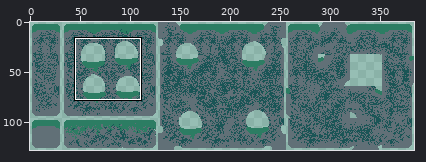
File history of a sprite sheet, Art/Images/tilemap_1.png. Above: a wide view before the commit, with the close-up outlined.
Close-up. First the earlier version:
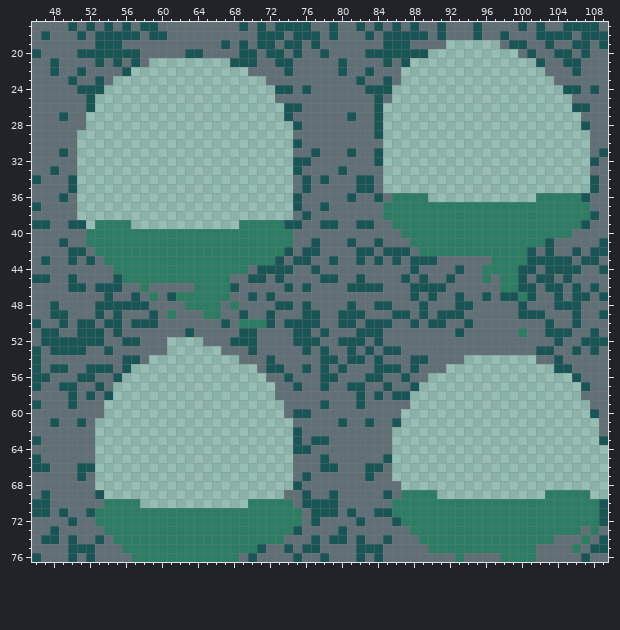
The file is 384x128 pixels. Shown: x 46..109, y 17..76. The commit also changed other parts of the picture, which this record leaves out.
Once edited:
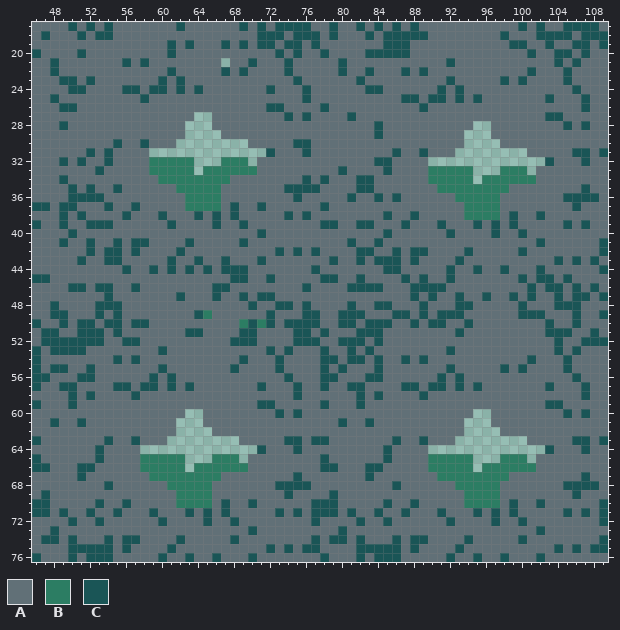
Palette (. is transparent): A #617077  B #2c7d63  C #1a5556
The exact change:
Changed rows in their new state; - is an unchanged pixel.
first column x 46:
17 ----------A-AA--C----------------------------A---A--------------
18 ---------AAA-AA------------------------------A---A--------------
19 -------AAA-----C-C----------------------------AAAAAA------------
20 ------AAAAAA---C-AA----AA-A---------------AAAAAAAAAAAA----------
21 -------A-ACACAAAAAAAA-AA---A-----------A-AAAAACAAAAAAAAAA-CA----
22 -----A----AAAAACAAAAACAC-----------------CACAAAAAAAAAAACA--CA---
23 ---C--CA-AAAAACACAAAAAAAAA---C---------A-AAAAACAAAAACACAAA-C----
24 ----C-AAAACCACCACACAAAAAAACAA----------AAAAAACACAAAAAAAAAAAA--A-
25 --C---AAAAAACAAAAAAAAAAAAAA---C-------A-ACCACCACACAAAAAAACAA-C--
26 ---CC-AAAAAAAAAAAAAAAAAAAACCAA--C-----AAAAACAAAAAAAAAAAAAAAAA---
27 ---A--AAAAAAAAAAAA--AAAAAAAA--C-------AAAAAAAAAAAAAAAAAAACCAA---
28 ---C--AAAAAAAAAAA---AAAAAAAAAA---------AAAAAAAAAA--AAAAAAAACA---
29 -----AAAAAAAAAAAA----AAAAAAAA----------AAAAAAAAA---AAAAAAAAAAA--
30 -----AAAACAACAAA--------AAAAA-C--------AAAAAAAAA----AAAAAAAAAA--
31 ---A-ACACAAAA-------------CAA-CA---A--AACAACAAA--------AAAAACC--
32 ---C-CAACAAAABBBBB---BBB-AAAAAA--------CAAAA-------------CAAACA-
33 --A--AACAAAAABBBBB-BBBBBBAAAAA---------CAAAABBBBB---BBB-AAAAAA--
34 A--CAAAAAAAAAABBBBBBBBAAAAAAA----------AAAAABBBBB-BBBBBBAAAAAAA-
35 -----ACAACAAAAAABBBBBAAAAAAACC-C-------AAAAAABBBBBBBBAAAAAAAACA-
36 ---ACCCCAAAAAAAAABBBBAAAAAAAA-----------CAAAAAABBBBBAAAAAAACC-C-
37 -C-CCAAACAACAAAAABBBBACAACAAAA---------AAAAAAAAA----AAAAAAAACA--
38 ---C-CAAAACAAACAAACACACAAAAAC----------CAACAAAAA----ACAACAAAAAA-
39 -A-CAACCCAAAAAACAAAACAACAAAAAA----------ACAAACAAACACACAAAAACA---
40 ----C-AAAAAAAAAAAAAAAAAAACAAA----------C-AAAAACAAAACAACAAAAA----
41 ------CAACACCAAAACAAAAACAAAAA--A----------AAAAAAAAAAAAAACA------
42 ----AACACCACAAAACAAAAAAAAAACACA--------A-ACCAAAACAAAAACA-A--A-A-
43 -A--ACA-CCAAAAACAACAACAAACAA-AA--------C---AA--C---AAAAAAA-ACA--
44 ---------ACAACACACACACCC-AAAA----------CC-A---CA-CAACAAACAAAA---
45 ----A----AAAAAAAAAAAAACCAACA----------------------A-AA----------
46 ---------A-CA-----AACCA-----A-----------------------AAA---------
47 -----------A-A-ACAAACA-CAC--------------------------A-A---------
48 ----------AAA----AAAA-A-C---------------------------------------
49 -------------A-A--C-A--A----------------------------------------
50 -------------A-------A--C---------------------------------------
51 ------------------C-----------------------------------A---------
52 ---------------AAAA---------------------------------------------
53 --------A-----CAAAAAA---A-C-C-A--------AA-----C---------AAC---A-
54 ---------CA--AAAAAAAAAAC--AC-------------CA-----AAAAAAAC--AC----
55 -------AA-AAAACAAAAAAACAA-A---A--------AA-A---CAAAAACACAAAA-----
56 ---------AAAACACAAAAAAAAAA---------------A--ACACAAAAAAAAAAAA----
57 -------A-CCACCACACAAAAAAACA------------A-C-ACCACACAAAAAAACAAA---
58 --------AAACAAAAAAAAAAAAAAA--C----------AAACAAAAAAAAAAAAAAAAAC--
59 --------AAAAAAAAAAAAAAAAACCA--------------AAAAAAAAAAAAAAACCAAA--
60 --------AAAAAAAAA--AAAAAAAAC--A----------AAAAAAAA--AAAAAAAACACA-
61 -------AAAAAAAAA---AAAAAAAAAA-----------AAAAAAAA---AAAAAAAAAAAA-
62 -------AAAAAAAAA----AAAAAAAAAA----------AAAAAAAA----AAAAAAAAAAA-
63 -------ACAACAAA--------AAAAAC-----------CAACAAA--------AAAAACCA-
64 -------CAAAA-------------CAAA-A--------CAAAA-------------CAAACAA
65 -------CAAAABBBBB---BBB-AAAAA-----------AAAABBBBB---BBB-AAAAAAAA
66 -------AAAAABBBBB-BBBBBBAAAAA-----------AAAABBBBB-BBBBBBAAAAAAAA
67 -------AAAAAABBBBBBBBAAAAAAAACA---------AAAAABBBBBBBBAAAAAAAACAA
68 -------ACAAAAAABBBBBAAAAAAACC-C---------CAAAAAABBBBBAAAAAAACCCCA
69 -------AAAAAAAAABBBBAAAAAAAAC-A--------A-AAAAAAABBBBAAAAAAAACAAA
70 -------CAACAAAAABBBBACAACAAAA-A--------CAACAAAAA----ACAACAAAAAA-
71 -------AACAAACAAACACACAAAAACAC---------AACAAACAAACACACAAAAACACA-
72 -------CAAAAAACAAAACAACAAAAAAA---------CAAAAAACAAAACAACAAAAAAAA-
73 --------AAAAAAAAAAAAAAAACAAAAA------------AAAAAAAAAAAAAACAAAA-A-
74 -------ACACCAAAACAAAAACAAAAA-----------AC-CCAAAACAAAAACAAA---A--
75 -------CC-CAAAACAAAAAAAAAAC------------CC-C-AAACAAAAAAAA--C-C---
76 -------CC--AAACAACAACAA------A---------CC-----CA-C--CAAAC----A--
Changed places in both close-ups, as pixel boxes (x1, y1, x2, y2):
changed: (32, 22, 608, 562)
